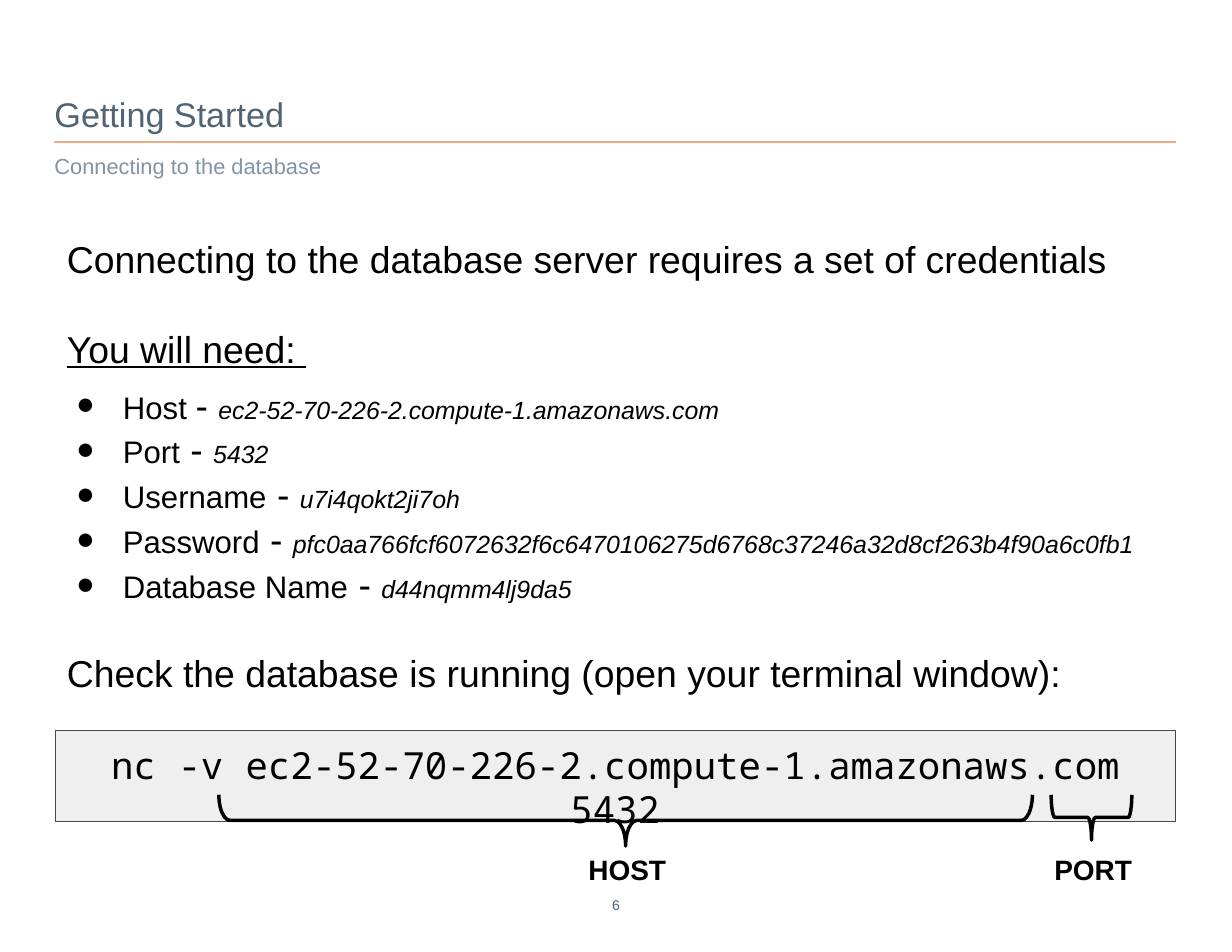
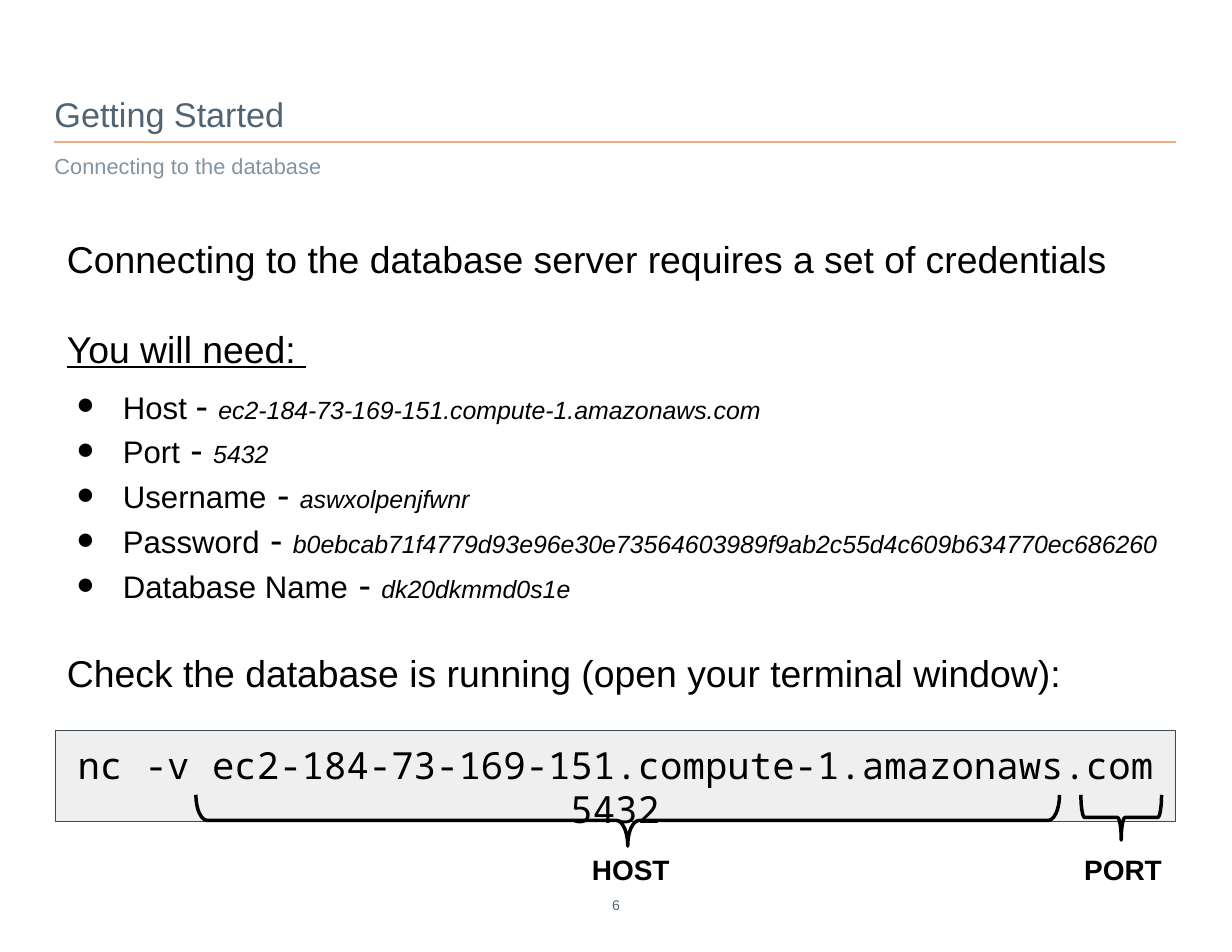
Before and after one commit to DardenDSC/club-resources, a slide deck: slide 6 of presentations/sql-for-data-science/sql-for-data-science.pptx. Drawn at 1232x952 pixels with LibreOffice and Linux fonts; fonts in the diff are those of the drawing; background and template pictures are left out. Boxes give left, top, right and bottom in pixels: in the first picture for what was removed or moved away, otherwise in the second. Text is boxed around its words. In the diff, an @@ line names an element or a change of style, - is before the commit and + after.

```diff
--- a/presentations/sql-for-data-science/sql-for-data-science.pptx
+++ b/presentations/sql-for-data-science/sql-for-data-science.pptx
@@ text at [123, 397, 760, 424]: text changed @@
-● Host - ec2-52-70-226-2.compute-1.amazonaws.com
+● Host - ec2-184-73-169-151.compute-1.amazonaws.com
@@ text at [123, 486, 570, 599]: text changed @@
-● Username - u7i4qokt2ji7oh
-● Password - pfc0aa766fcf6072632f6c6470106275d6768c37246a32d8cf263b4f90a6c0fb1
-● Database Name - d44nqmm4lj9da5
+● Username - aswxolpenjfwnr
+● Password - b0ebcab71f4779d93e96e30e73564603989f9ab2c55d4c609b634770ec686260
+● Database Name - dk20dkmmd0s1e
@@ text in rectangle at [78, 752, 1153, 834]: text changed @@
-nc -v ec2-52-70-226-2.compute-1.amazonaws.com 5432
+nc -v ec2-184-73-169-151.compute-1.amazonaws.com 5432
@@ left brace: place and size @@
-left brace at [220, 794, 1033, 846]
+left brace at [197, 795, 1060, 846]
@@ left brace: place and size @@
-left brace at [1051, 795, 1132, 841]
+left brace at [1081, 795, 1162, 841]
@@ text "HOST": place and size @@
-text "HOST" at [588, 860, 666, 881]
+text "HOST" at [592, 860, 670, 881]
@@ text "PORT": place and size @@
-text "PORT" at [1054, 860, 1132, 881]
+text "PORT" at [1084, 860, 1162, 881]
```
Also in this commit, not shown: 2 other files.
